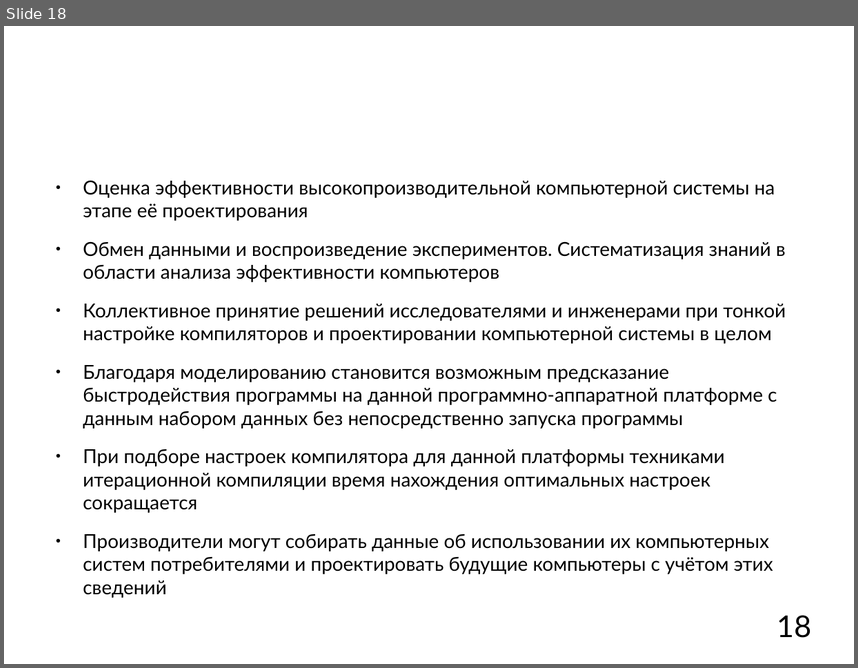
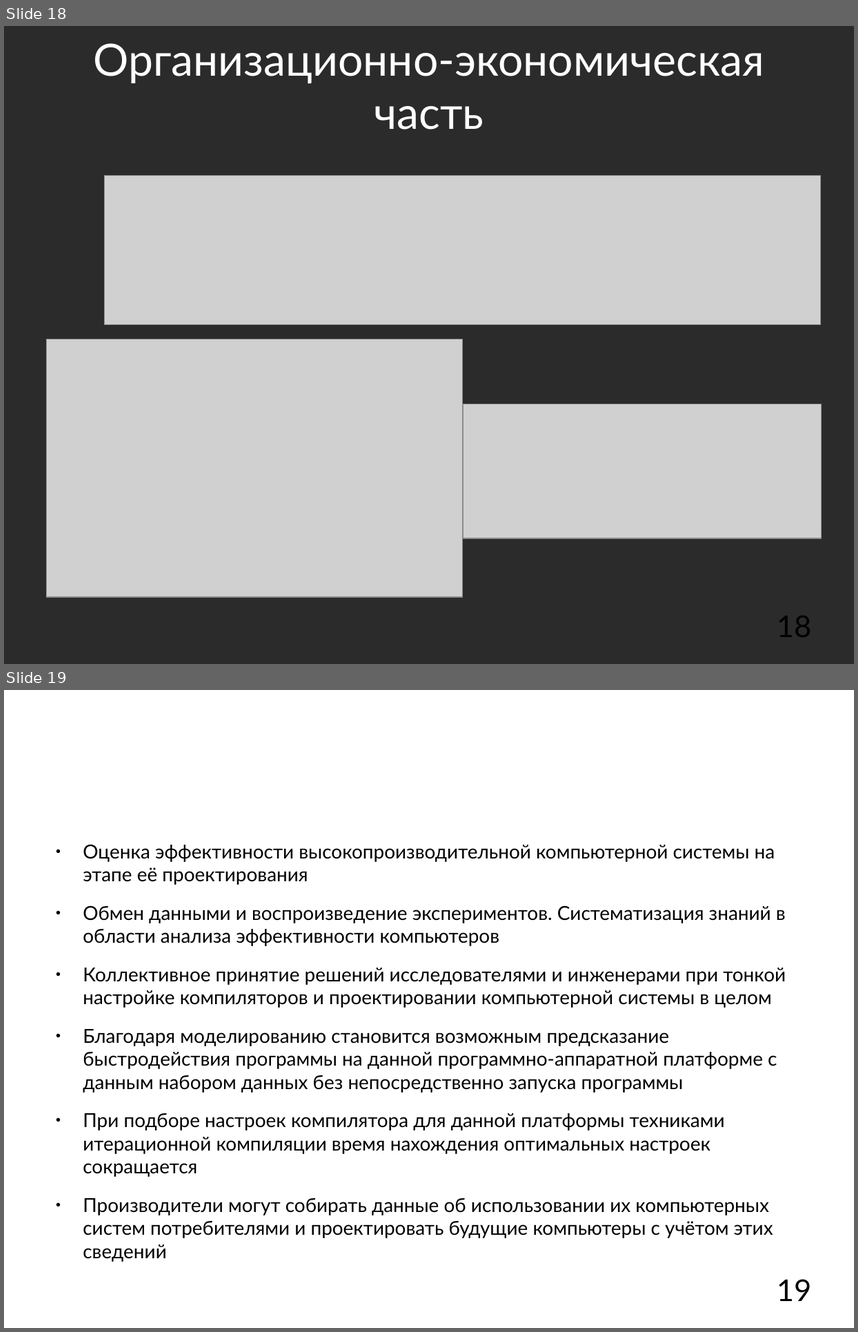
Before and after one commit to mkpankov/adaptor, a slide deck: diploma/defense/brochure.odp. Shown one above the other, each under a label of ours: slide 18 before the commit, slides 18 and 19 after it. The pictures are 858x668 and 858x1332 pixels, drawn with LibreOffice and Linux fonts; fonts in the diff are those of the drawing; grey boxes stand for pictures; background and template pictures are left out; a plain dark background stands for a picture behind light text. Boxes give left, top, right and bottom in pixels: in the first picture for what was removed or moved away, otherwise in the second. Text is boxed around its words. In the diff, an @@ line names an element or a change of style, - is before the commit and + after.

```diff
--- a/diploma/defense/brochure.odp
+++ b/diploma/defense/brochure.odp
@@ slide 18 added at bbox=[4, 26, 854, 664], background picture (left out) @@
@@ title added at bbox=[94, 43, 765, 129], 41.4 pt, text #FFFFFF @@
+Организационно-экономическая часть
@@ picture added at bbox=[104, 175, 821, 325] @@
@@ picture added at bbox=[46, 339, 463, 597] @@
@@ picture added at bbox=[463, 404, 822, 538] @@
@@ page number added at bbox=[777, 615, 811, 637], 28 pt, text #000000 @@
+18
@@ what was slide 18 is now slide 19 @@
@@ page number at bbox=[777, 1279, 811, 1301]: text changed @@
-18
+19
```
Also in this commit, not shown: 2 slides changed.
